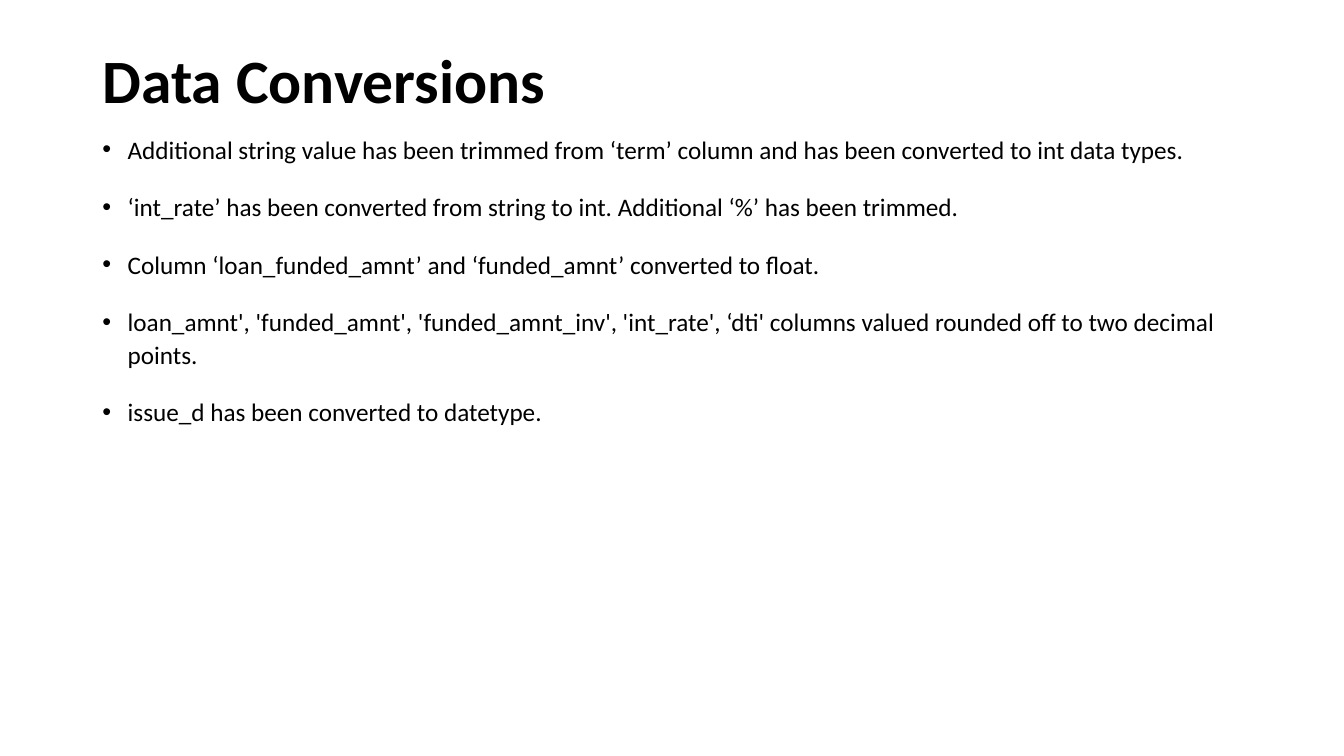
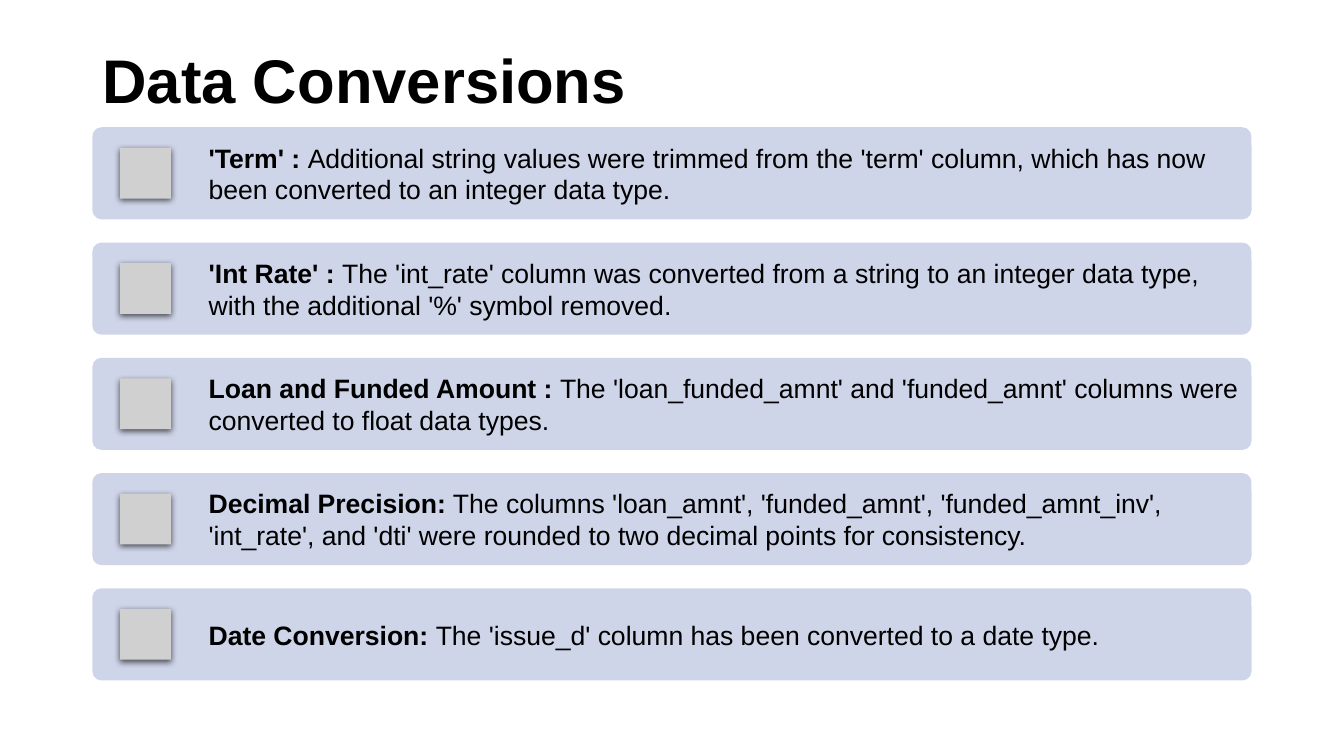
Before and after one commit to supriyaKU23/LendingClubCaseStudy, a slide deck: slide 6 of Lending Club Case Study.pptx. Drawn at 1344x756 pixels with LibreOffice and Linux fonts; fonts in the diff are those of the drawing; grey boxes stand for pictures. Boxes give left, top, right and bottom in pixels: in the first picture for what was removed or moved away, otherwise in the second. Text is boxed around its words. In the diff, an @@ line names an element or a change of style, - is before the commit and + after.

```diff
--- a/Lending Club Case Study.pptx
+++ b/Lending Club Case Study.pptx
@@ title "Data Conversions" at (x1=102, y1=58, x2=626, y2=104): font Calibri to Arial @@
@@ text removed at (x1=128, y1=141, x2=1214, y2=425) @@
-• Additional string value has been trimmed from ‘term’ column and has been converted to int data types.
-• ‘int_rate’ has been converted from string to int. Additional ‘%’ has been trimmed.
-• Column ‘loan_funded_amnt’ and ‘funded_amnt’ converted to float.
-• loan_amnt', 'funded_amnt', 'funded_amnt_inv', 'int_rate', ‘dti' columns valued rounded off to two decimal points.
-• issue_d has been converted to datetype.
@@ group added at (x1=93, y1=127, x2=1252, y2=681): 5 rounded rectangles, 5 pictures, 5 texts @@
+'Term' : Additional string values were trimmed from the 'term' column, which has now been converted to an integer data type.
+'Int Rate' : The 'int_rate' column was converted from a string to an integer data type, with the additional '%' symbol removed.
+Loan and Funded Amount : The 'loan_funded_amnt' and 'funded_amnt' columns were converted to float data types.
+Decimal Precision: The columns 'loan_amnt', 'funded_amnt', 'funded_amnt_inv', 'int_rate', and 'dti' were rounded to two decimal points for consistency.
+Date Conversion: The 'issue_d' column has been converted to a date type.
```
Also in this commit, not shown: 9 other slides changed, 20 slides added, 2 slides removed.
